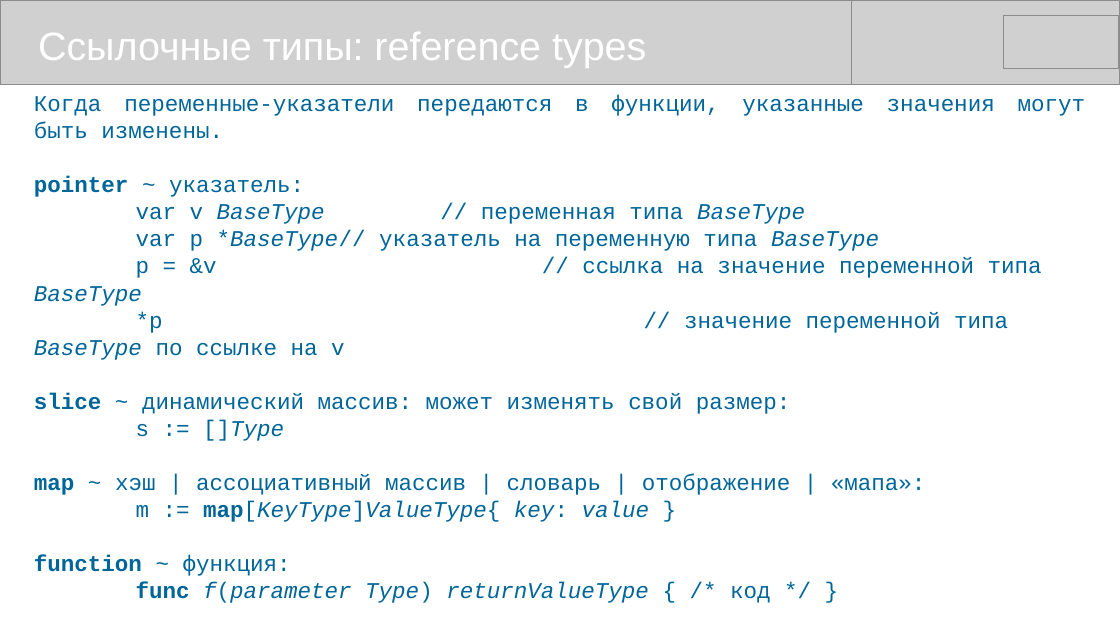
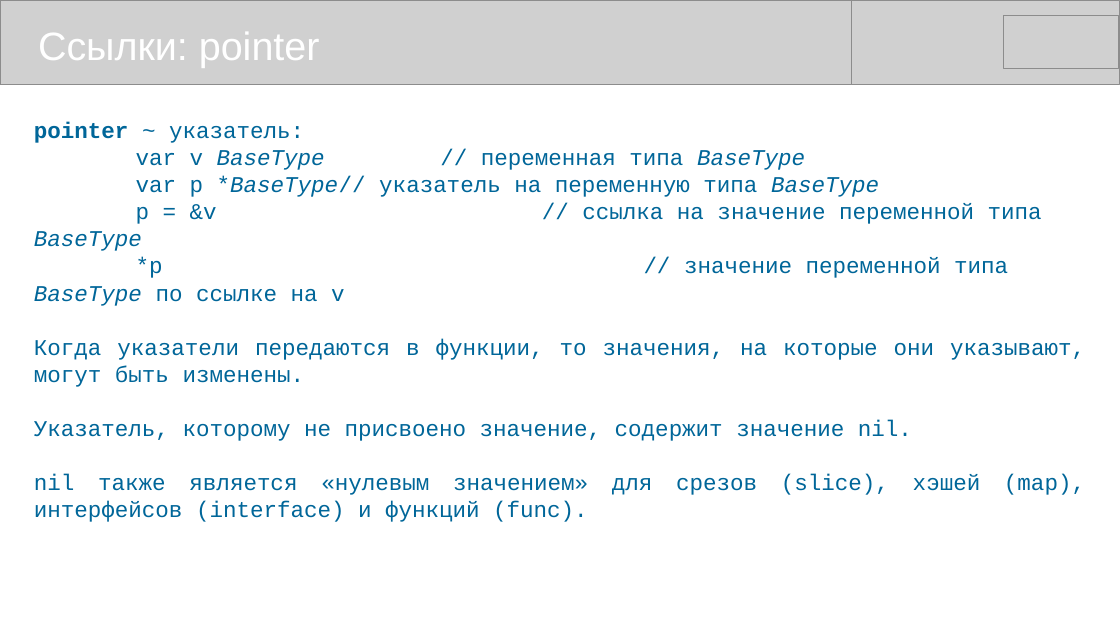
Before and after one commit to mike-shock/Go_language, a slide deck: slide 26 of review/Go_Review.odp. Drawn at 1120x630 pixels with LibreOffice and Linux fonts; fonts in the diff are those of the drawing; grey boxes stand for pictures. Boxes give left, top, right and bottom in pixels: in the first picture for what was removed or moved away, otherwise in the second. Text is boxed around its words. In the diff, an @@ line names an element or a change of style, - is before the commit and + after.

```diff
--- a/review/Go_Review.odp
+++ b/review/Go_Review.odp
@@ text at box(38, 32, 320, 68): text changed @@
-Ссылочные типы: reference types
+Ссылки: pointer
@@ text at box(34, 95, 1086, 116): paragraph removed @@
-Когда переменные-указатели передаются в функции, указанные значения могут быть изменены.
@@ text at box(34, 338, 1085, 495): text changed @@
-slice ~ динамический массив: может изменять свой размер:
-s := []Type
-map ~ хэш | ассоциативный массив | словарь | отображение | «мапа»:
-m := map[KeyType]ValueType{ key: value }
-function ~ функция:
-func f(parameter Type) returnValueType { /* код */ }
-channel ~ канал:
-ch chan Type
+Когда указатели передаются в функции, то значения, на которые они указывают, могут быть изменены.
+Указатель, которому не присвоено значение, содержит значение nil.
+nil также является «нулевым значением» для срезов (slice), хэшей (map), интерфейсов (interface) и функций (func).
```
Also in this commit, not shown: 1 slide added.
